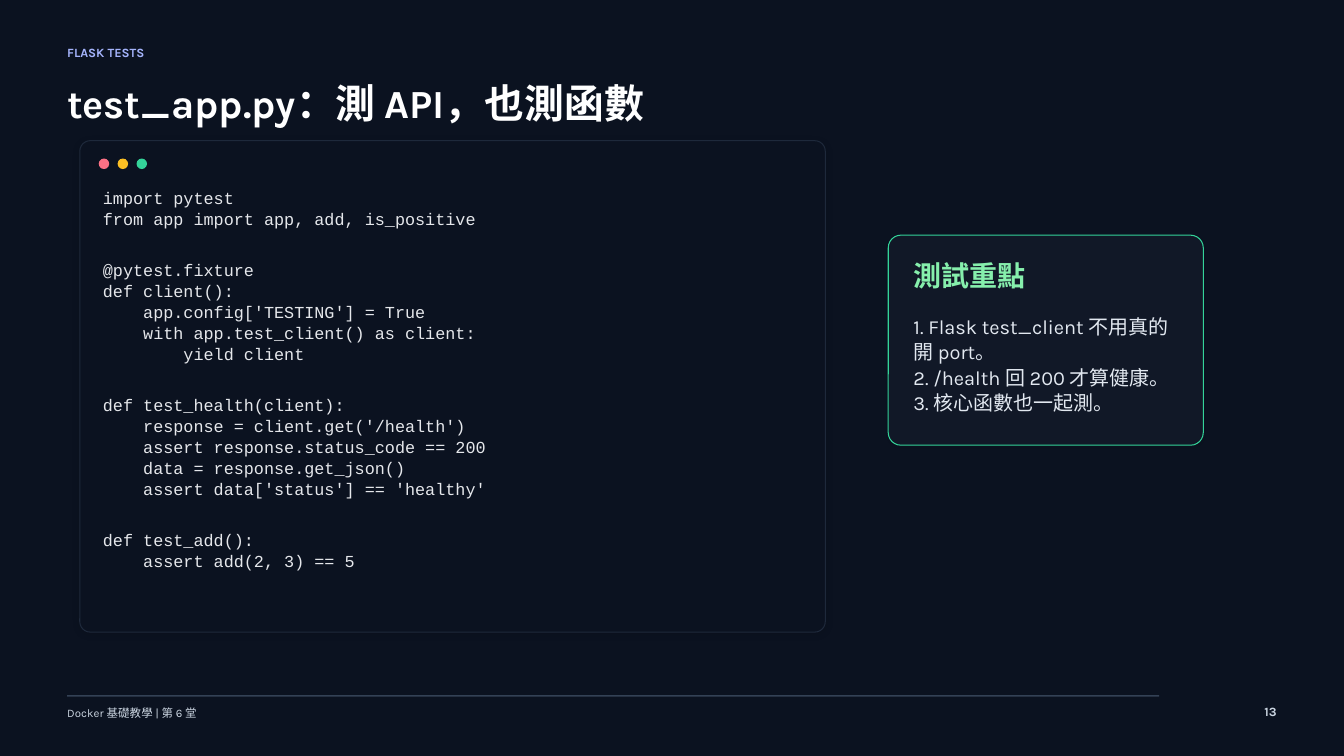
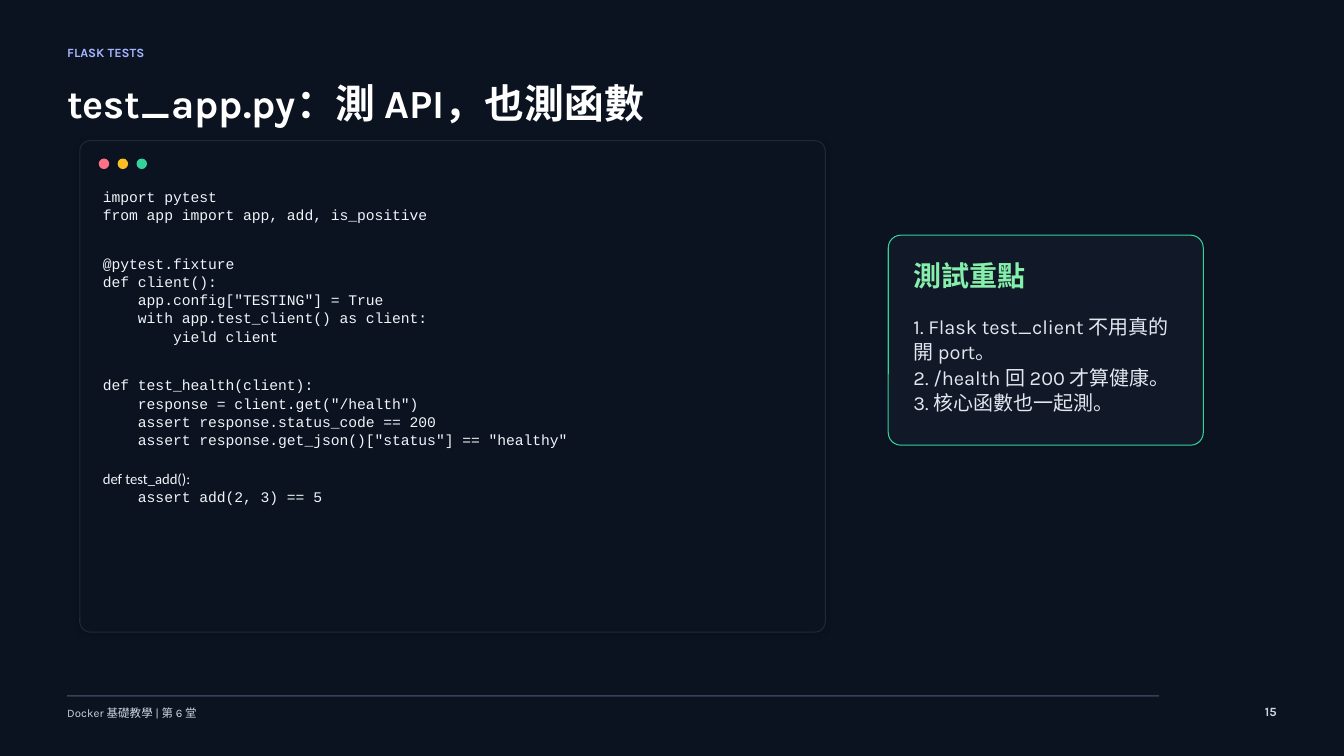
Before and after one commit to lalalalaluk/docker-practice, a slide deck: slide 15 of slides/docker-session6-github-actions-advanced.pptx (slide 13 before the commit). Drawn at 1344x756 pixels with LibreOffice and Linux fonts; fonts in the diff are those of the drawing. Boxes give left, top, right and bottom in pixels: in the first picture for what was removed or moved away, otherwise in the second. Text is boxed around its words. In the diff, an @@ line names an element or a change of style, - is before the commit and + after.

```diff
--- a/slides/docker-session6-github-actions-advanced.pptx
+++ b/slides/docker-session6-github-actions-advanced.pptx
@@ text at (x1=103, y1=191, x2=436, y2=505): size 12 to 10.5 pt, text colour #E5E7EB to #F1F5F9 in "import pytest", "from app import app, add, is_positive", "@pytest.fixture", "def client():" and 6 more places; font Courier New to Calibri in "def test_add():"; line spacing 1.04 to 1 @@
@@ text at (x1=138, y1=294, x2=383, y2=308): text changed; size 12 to 10.5 pt; text colour #E5E7EB to #F1F5F9 @@
-app.config['TESTING'] = True
+app.config["TESTING"] = True
@@ text at (x1=138, y1=398, x2=418, y2=412): text changed; size 12 to 10.5 pt; text colour #E5E7EB to #F1F5F9 @@
-response = client.get('/health')
+response = client.get("/health")
@@ text at (x1=138, y1=434, x2=568, y2=448): text changed; size 12 to 10.5 pt; text colour #E5E7EB to #F1F5F9 @@
-data = response.get_json()
-assert data['status'] == 'healthy'
+assert response.get_json()["status"] == "healthy"
@@ text at (x1=1265, y1=707, x2=1277, y2=716): text changed @@
-13
+15
```
Also in this commit, not shown: 25 other slides changed, 41 slides added, 6 slides removed, 4 other files.
